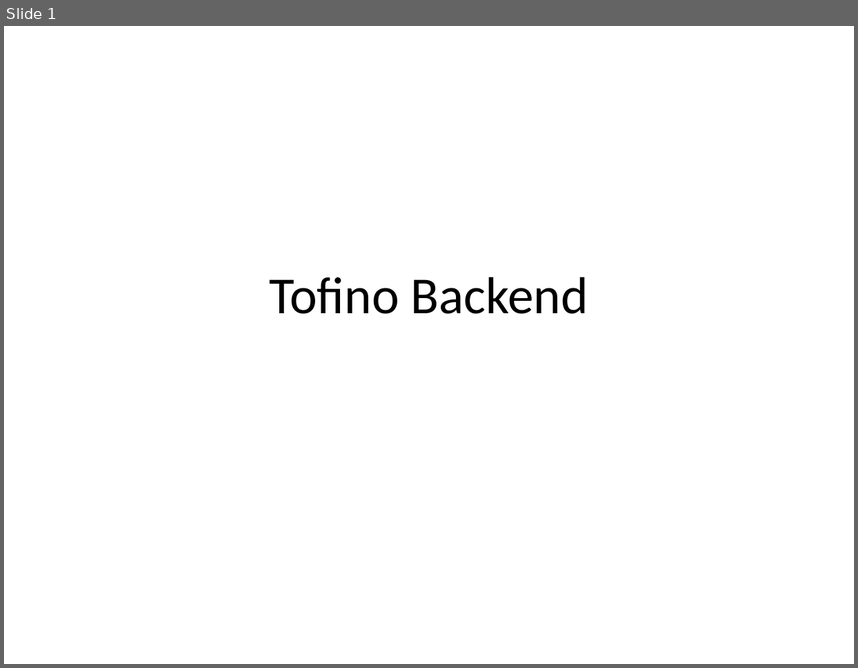
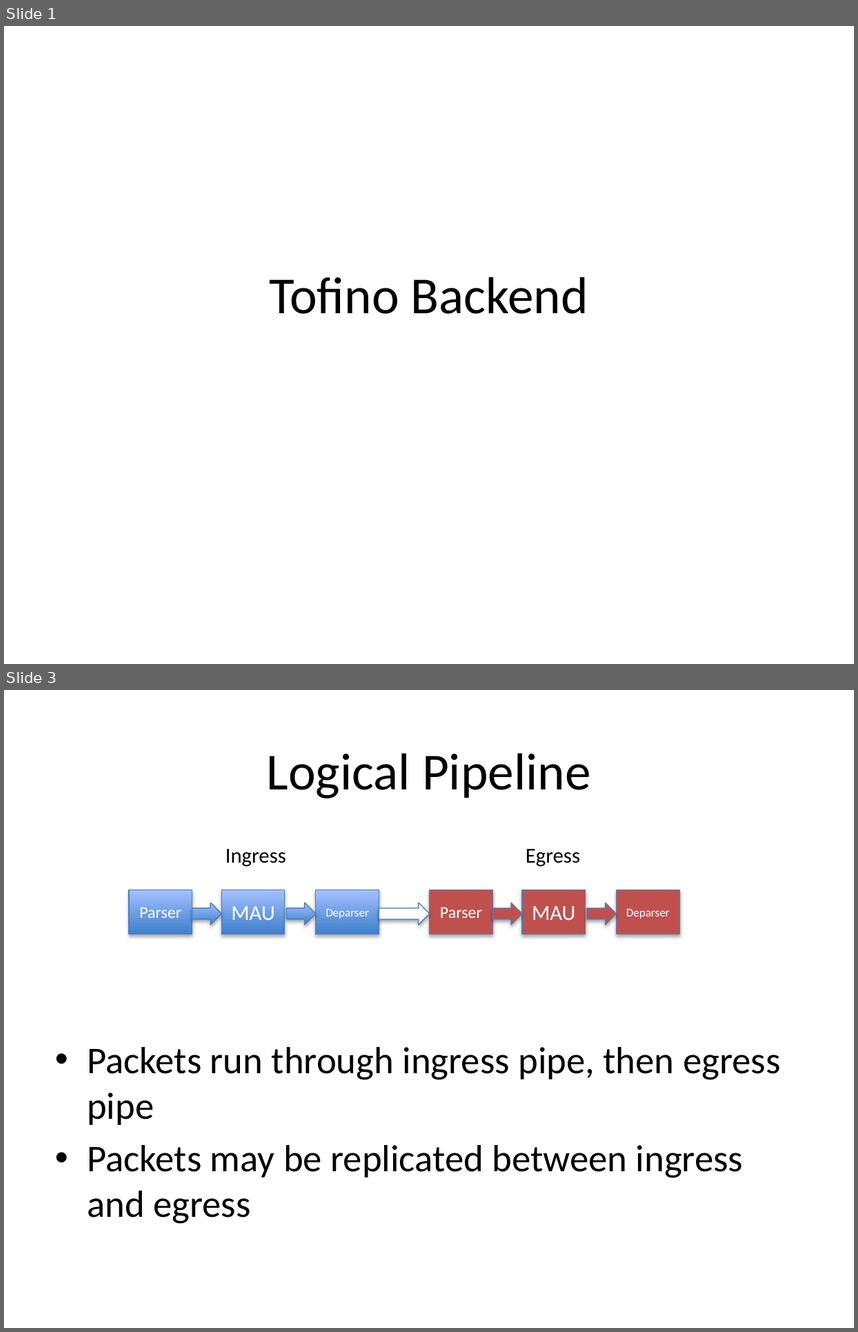
Before and after one commit to p4lang/bf-p4c, a slide deck: docs/TofinoBackend.pptx. Shown one above the other, each under a label of ours: slide 1 before the commit, slides 1 and 3 after it; the slides between them are not shown. The pictures are 858x668 and 858x1332 pixels, drawn with LibreOffice and Linux fonts; fonts in the diff are those of the drawing. Boxes give left, top, right and bottom in pixels: in the first picture for what was removed or moved away, otherwise in the second. Text is boxed around its words. In the diff, an @@ line names an element or a change of style, - is before the commit and + after.

```diff
--- a/docs/TofinoBackend.pptx
+++ b/docs/TofinoBackend.pptx
@@ slide 3 added at (4,690,854,1328), background #FFFFFF @@
@@ title added at (267,753,590,798), 44 pt, text #000000 @@
+Logical Pipeline
@@ text added at (225,849,286,867), 18 pt, text #000000 @@
+Ingress
@@ text added at (526,849,580,867), 18 pt, text #000000 @@
+Egress
@@ rectangle added at (129,890,192,934), fill gradient #3F80CE to #A4C4FF, outline #4B7EBC 0.75 pt, 14 pt, text #FFFFFF @@
+Parser
@@ rectangle added at (221,890,285,934), fill gradient #3F80CE to #A4C4FF, outline #4B7EBC 0.75 pt, 18 pt, text #FFFFFF @@
+MAU
@@ rectangle added at (316,890,379,934), fill gradient #3F80CE to #A4C4FF, outline #4B7EBC 0.75 pt, 10 pt, text #FFFFFF @@
+Deparser
@@ rectangle added at (430,890,493,934), fill #C0504D, outline #4B7EBC 0.75 pt, 14 pt, text #FFFFFF @@
+Parser
@@ rectangle added at (522,890,584,934), fill #C0504D, outline #4B7EBC 0.75 pt, 18 pt, text #FFFFFF @@
+MAU
@@ rectangle added at (616,890,679,934), fill #C0504D, outline #4B7EBC 0.75 pt, 10 pt, text #FFFFFF @@
+Deparser
@@ right arrow added at (192,903,221,925), fill gradient #3F80CE to #A4C4FF, outline #4B7EBC 0.75 pt @@
@@ right arrow added at (286,903,316,925), fill gradient #3F80CE to #A4C4FF, outline #4B7EBC 0.75 pt @@
@@ right arrow added at (379,903,429,925), fill #FFFFFF, outline #4B7EBC 0.75 pt @@
@@ right arrow added at (493,903,523,925), fill #C0504D, outline #4B7EBC 0.75 pt @@
@@ right arrow added at (587,903,617,925), fill #C0504D, outline #4B7EBC 0.75 pt @@
@@ text added at (87,1047,780,1223), 32 pt, text #000000 @@
+• Packets run through ingress pipe, then egress pipe
+• Packets may be replicated between ingress and egress
```
Also in this commit, not shown: 1 slide changed, 4 other slides added.
